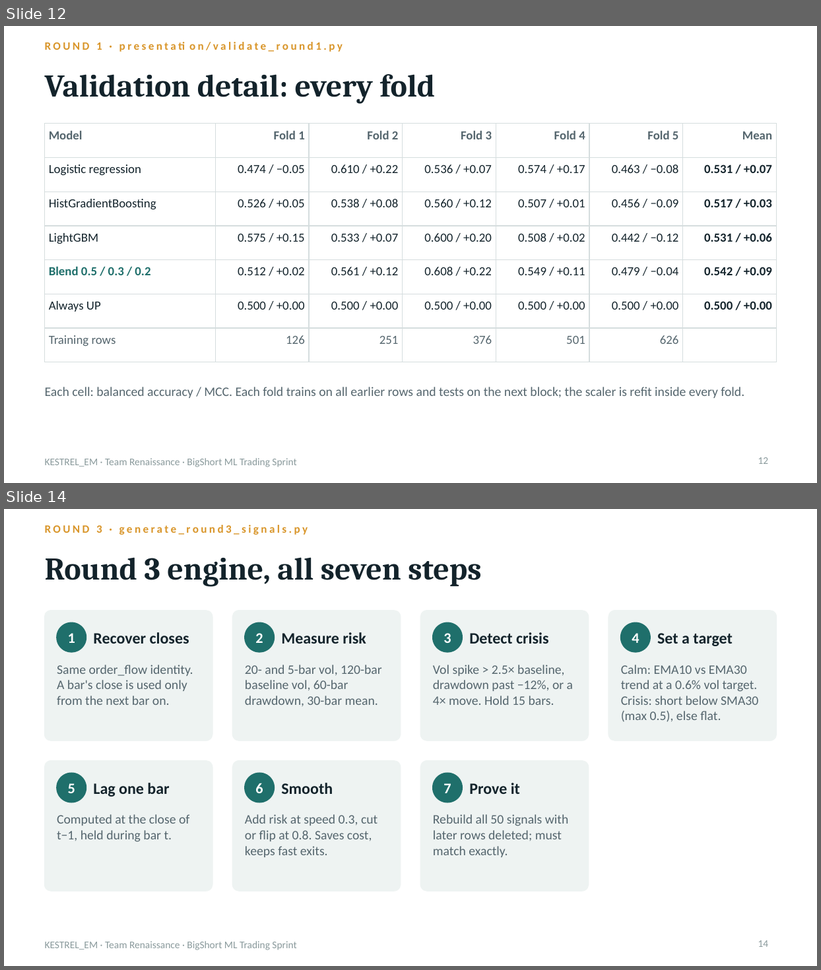
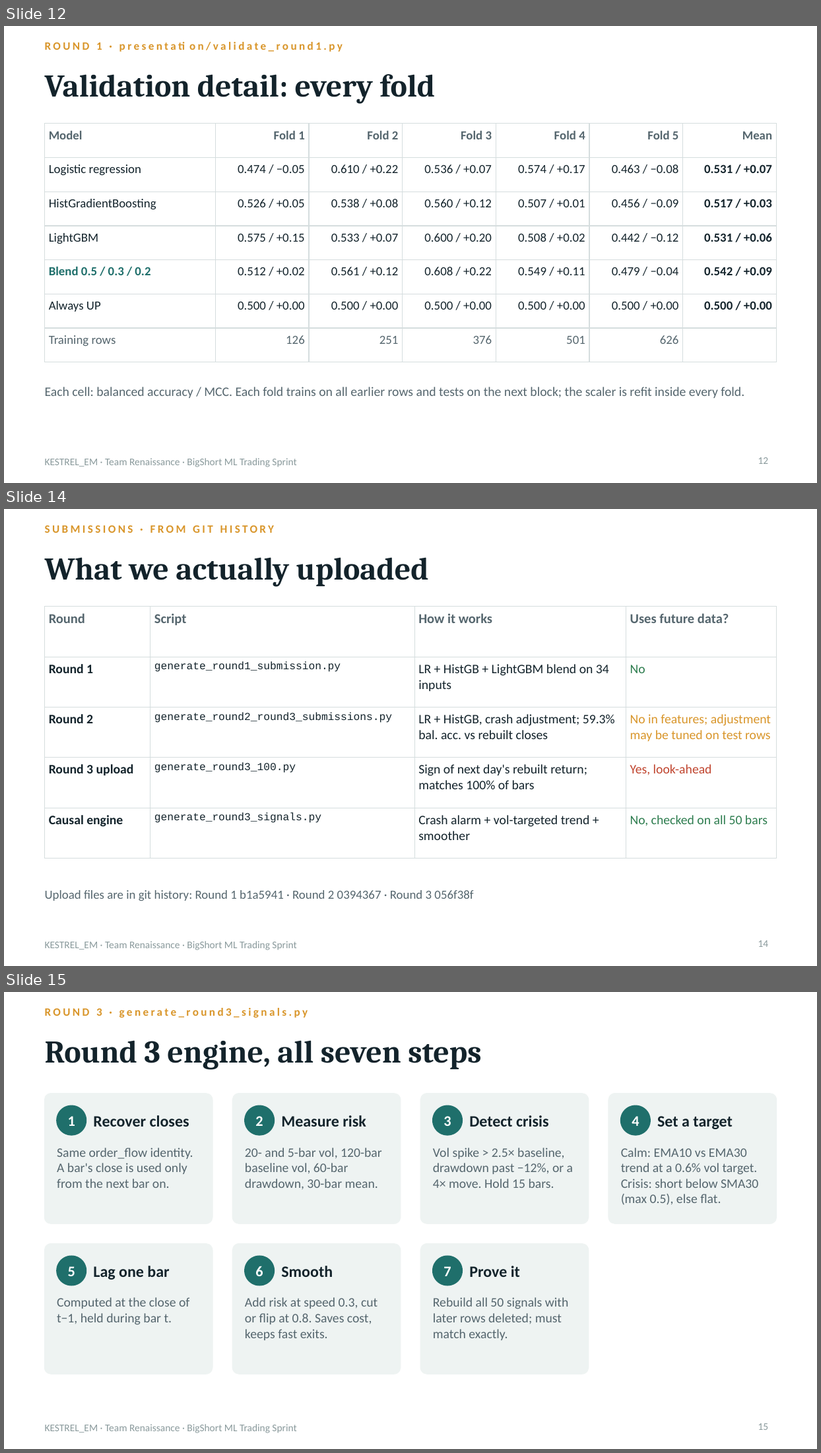
Before and after one commit to rehaniranii/the_bigshort, a slide deck: presentation/REGIME-X_Final_Presentation.pptx. Shown one above the other, each under a label of ours: slides 12 and 14 before the commit, slides 12, 14 and 15 after it; the slides between them are not shown. The pictures are 821x970 and 821x1453 pixels, drawn with LibreOffice and Linux fonts; fonts in the diff are those of the drawing. Boxes give left, top, right and bottom in pixels: in the first picture for what was removed or moved away, otherwise in the second. Text is boxed around its words. In the diff, an @@ line names an element or a change of style, - is before the commit and + after.

```diff
--- a/presentation/REGIME-X_Final_Presentation.pptx
+++ b/presentation/REGIME-X_Final_Presentation.pptx
@@ slide 14 added at (x1=4, y1=509, x2=817, y2=966), background #FFFFFF; not listed: 1 template element that a slide beside it also shows @@
@@ text added at (x1=45, y1=525, x2=274, y2=533), 10 pt, text #D9962B, bold @@
+SUBMISSIONS · FROM GIT HISTORY
@@ title added at (x1=45, y1=557, x2=429, y2=587), 28 pt, text #13232B, bold @@
+What we actually uploaded
@@ table added at (x1=45, y1=607, x2=776, y2=843), 5 rows, 4 columns @@
+Round | Script | How it works | Uses future data?
+Round 1 | generate_round1_submission.py | LR + HistGB + LightGBM blend on 34 inputs | No
+Round 2 | generate_round2_round3_submissions.py | LR + HistGB, crash adjustment; 59.3% bal. acc. vs rebuilt closes | No in features; adjustment may be tuned on test rows
+Round 3 upload | generate_round3_100.py | Sign of next day's rebuilt return; matches 100% of bars | Yes, look-ahead
+Causal engine | generate_round3_signals.py | Crash alarm + vol-targeted trend + smoother | No, checked on all 50 bars
@@ text added at (x1=45, y1=890, x2=473, y2=901), 11 pt, text #55666E @@
+Upload files are in git history: Round 1 b1a5941 · Round 2 0394367 · Round 3 056f38f
@@ page number added at (x1=758, y1=941, x2=769, y2=947), 9 pt, text #8A9A9C @@
+14
@@ what was slide 14 is now slide 15 @@
@@ page number at (x1=758, y1=1424, x2=769, y2=1430): text changed @@
-14
+15
```
Also in this commit, not shown: 6 slides changed, 5 other files.
